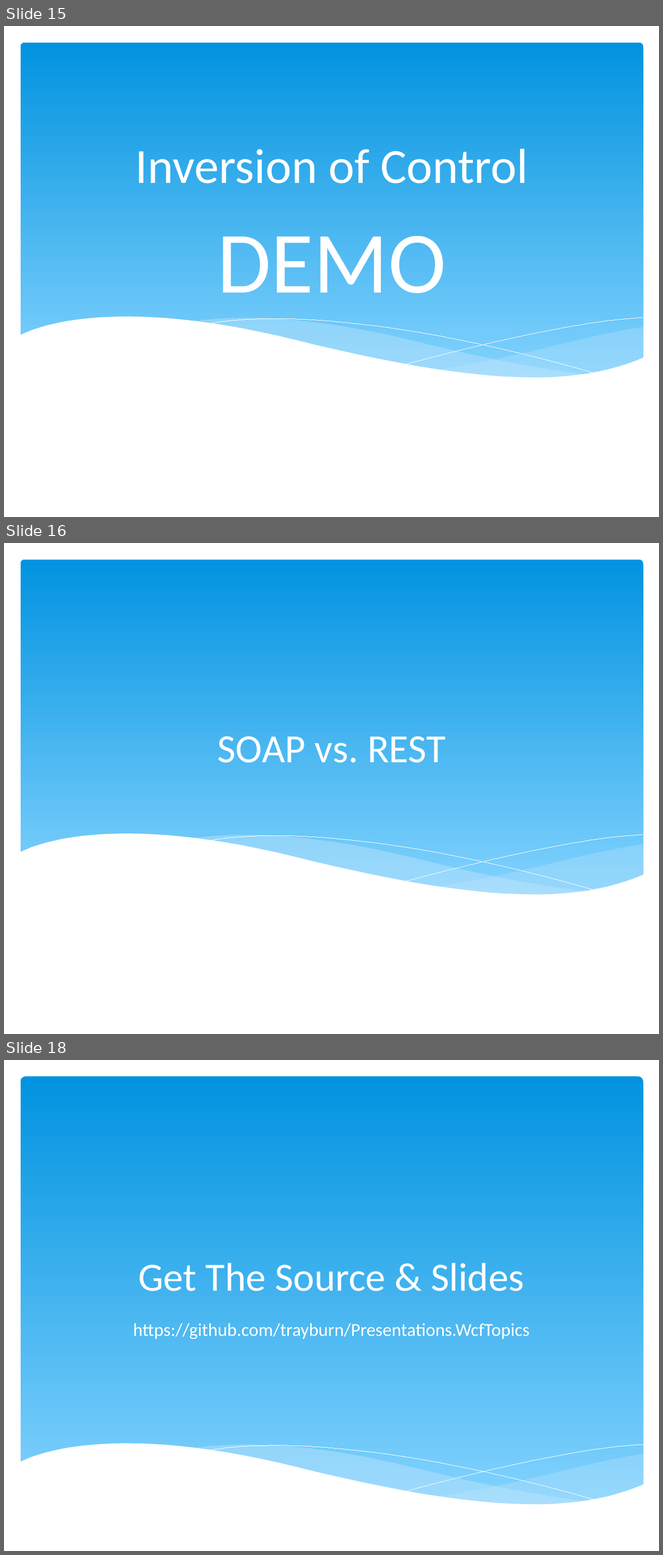
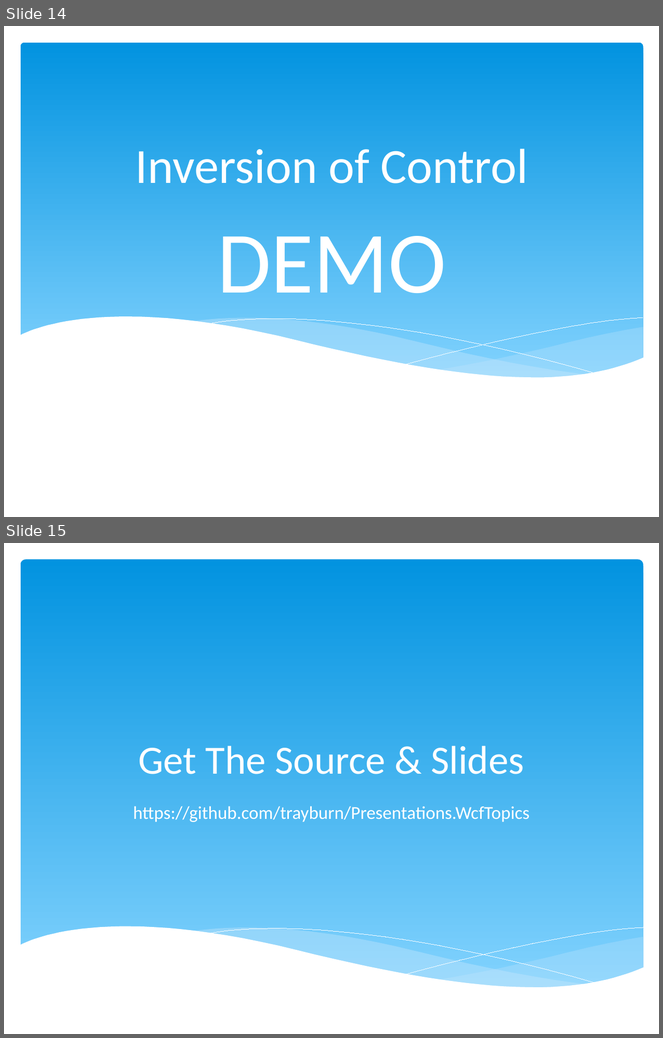
Before and after one commit to trayburn/Presentations.WcfTopics, a slide deck: Designing WCF Services.pptx. Shown one above the other, each under a label of ours: slides 15, 16 and 18 before the commit, slides 14 and 15 after it; the slides between them are not shown. The pictures are 663x1555 and 663x1038 pixels, drawn with LibreOffice and Linux fonts; fonts in the diff are those of the drawing; background and template pictures are left out. Boxes give left, top, right and bottom in pixels: in the first picture for what was removed or moved away, otherwise in the second. Text is boxed around its words. In the diff, an @@ line names an element or a change of style, - is before the commit and + after.

```diff
--- a/Designing WCF Services.pptx
+++ b/Designing WCF Services.pptx
@@ slide 16 removed at <box>4,543,659,1034</box>, background #FFFFFF; not listed: 6 template elements that a slide beside it also shows @@
@@ title removed at <box>218,736,446,763</box> @@
-SOAP vs. REST
@@ what was slide 15 is now slide 14 @@
@@ what was slide 18 is now slide 15 @@
```
Also in this commit, not shown: 2 other slides removed.
